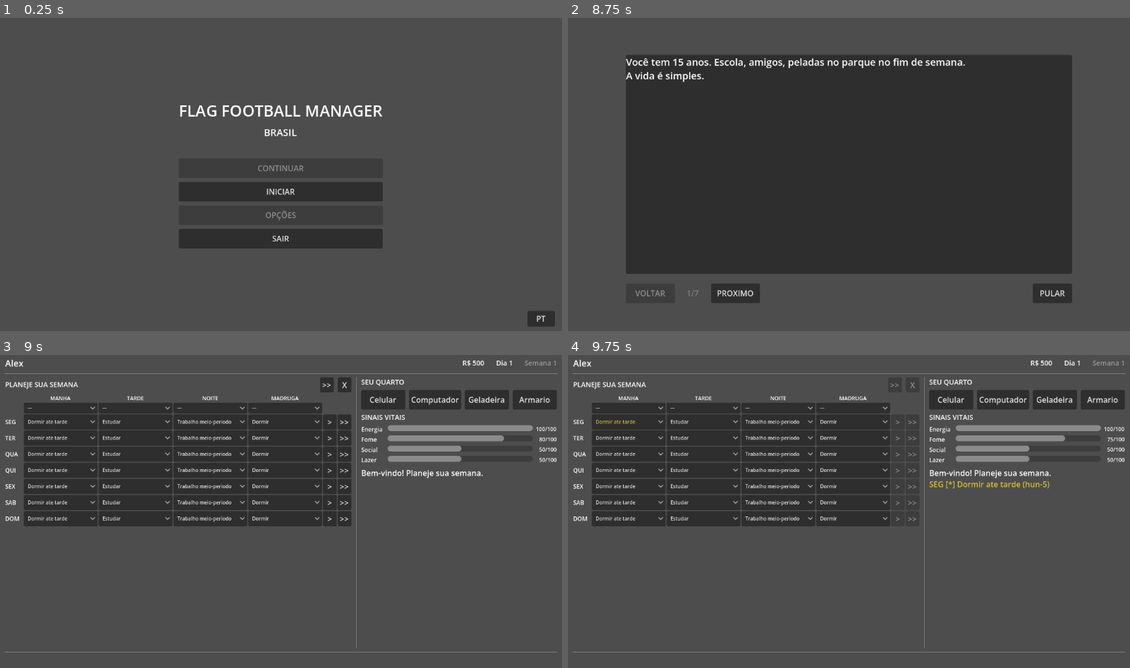
Above: before the commit, frames 1-4 (two rows, left to right).
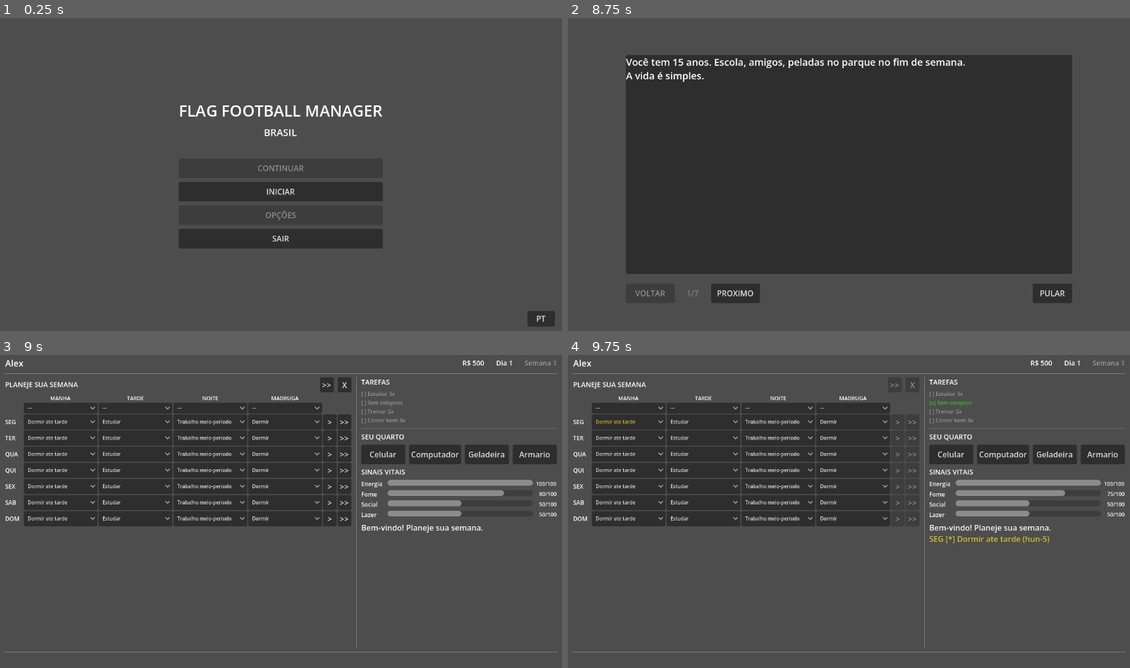
Above: after the commit, the same moments.

Repository: Slaxis/FlagFootballManager
Game: Godot game, scene res://engine/game/game.tscn
The game is run twice, just before and just after one commit, with the same random seed, the same clock (stepped at 60 frames per second) and the same inputs.
Inputs (mouse positions are in pixels of both pictures, inside the frame that each line leads up to):
- Up to frame 1 (0.25 s): no input
- Up to frame 2 (8.75 s): click "INICIAR" at 0.5 s; click (849, 168) at 1.25 s; click "OK" at 2 s; click (1056, 36) at 2.77 s; type "Alex" at 2.85 s; click "JOGADOR" at 3.5 s; click "M" at 4.25 s; click "F" at 5 s; click "·" at 5.75 s; click "INICIAR" at 6.5 s; click "PROXIMO" at 7.25 s; click "VOLTAR" at 8 s
- Up to frame 3 (9 s): click "PULAR" at 8.75 s
- Up to frame 4 (9.75 s): click ">>" at 9.5 s

Frames 1-2 are identical in both runs. In frame 3, 6.8% of the frame differs, in the area x 64-100%, y 7-57%; in frame 4, 7.0%, in the area x 64-100%, y 7-61%.

Commit message:
feat: weekly quests sidebar with live tracking and summary
- Quest Things (group: "quest") loaded per week from module JSON
- Right panel shows quest list with [x]/[ ] checkboxes, green=done
- Quests track activity_count and max_collapses types
- Live updates during slot resolution as activities are completed
- Week summary popup includes quest results (colored pass/fail)
- 4 weeks of quests: study, train, eat, socialize, film, rest targets
- Quest data reloads each week from module content

Co-Authored-By: Claude Opus 4.6 (1M context) <noreply@anthropic.com>

Diff:
--- /dev/null
+++ b/game/modules/brasil_2026/content/things/quests/week_1.json
@@ -0,0 +1,38 @@
+{
+  "id": "quests_week_1",
+  "group": "quest",
+  "week": 1,
+  "quests": [
+    {
+      "id": "homework_w1",
+      "name": {"pt": "Estudar 3x", "en": "Study 3x"},
+      "desc": {"pt": "Mantenha as notas em dia. Estude pelo menos 3 vezes esta semana.", "en": "Keep your grades up. Study at least 3 times this week."},
+      "type": "activity_count",
+      "activity_id": "study",
+      "target": 3
+    },
+    {
+      "id": "survive_w1",
+      "name": {"pt": "Sem colapsos", "en": "No collapses"},
+      "desc": {"pt": "Termine a semana sem nenhum colapso de vital.", "en": "Finish the week without any vital collapse."},
+      "type": "max_collapses",
+      "target": 0
+    },
+    {
+      "id": "train_w1",
+      "name": {"pt": "Treinar 2x", "en": "Train 2x"},
+      "desc": {"pt": "Comece a se preparar. Treine pelo menos 2 vezes.", "en": "Start getting ready. Train at least 2 times."},
+      "type": "activity_count",
+      "activity_id": "train_solo",
+      "target": 2
+    },
+    {
+      "id": "eat_w1",
+      "name": {"pt": "Comer bem 3x", "en": "Eat well 3x"},
+      "desc": {"pt": "Cuide da alimentacao. Cozinhe pelo menos 3 vezes.", "en": "Take care of your nutrition. Cook at least 3 times."},
+      "type": "activity_count",
+      "activity_id": "eat_well",
+      "target": 3
+    }
+  ]
+}
--- /dev/null
+++ b/game/modules/brasil_2026/content/things/quests/week_2.json
@@ -0,0 +1,38 @@
+{
+  "id": "quests_week_2",
+  "group": "quest",
+  "week": 2,
+  "quests": [
+    {
+      "id": "homework_w2",
+      "name": {"pt": "Estudar 3x", "en": "Study 3x"},
+      "desc": {"pt": "Continue estudando. Pelo menos 3 vezes.", "en": "Keep studying. At least 3 times."},
+      "type": "activity_count",
+      "activity_id": "study",
+      "target": 3
+    },
+    {
+      "id": "survive_w2",
+      "name": {"pt": "Max 1 colapso", "en": "Max 1 collapse"},
+      "desc": {"pt": "Gerencie melhor seus vitais. No maximo 1 colapso.", "en": "Manage your vitals better. At most 1 collapse."},
+      "type": "max_collapses",
+      "target": 1
+    },
+    {
+      "id": "train_w2",
+      "name": {"pt": "Treinar 4x", "en": "Train 4x"},
+      "desc": {"pt": "Intensifique os treinos. 4 sessoes esta semana.", "en": "Step it up. 4 training sessions this week."},
+      "type": "activity_count",
+      "activity_id": "train_solo",
+      "target": 4
+    },
+    {
+      "id": "social_w2",
+      "name": {"pt": "Sair com amigos 2x", "en": "Hang out 2x"},
+      "desc": {"pt": "Nao se isole. Saia com amigos pelo menos 2 vezes.", "en": "Don't isolate. Hang out with friends at least twice."},
+      "type": "activity_count",
+      "activity_id": "socialize",
+      "target": 2
+    }
+  ]
+}
--- /dev/null
+++ b/game/modules/brasil_2026/content/things/quests/week_3.json
@@ -0,0 +1,38 @@
+{
+  "id": "quests_week_3",
+  "group": "quest",
+  "week": 3,
+  "quests": [
+    {
+      "id": "homework_w3",
+      "name": {"pt": "Estudar 3x", "en": "Study 3x"},
+      "desc": {"pt": "As provas estao chegando. Continue estudando.", "en": "Exams are coming. Keep studying."},
+      "type": "activity_count",
+      "activity_id": "study",
+      "target": 3
+    },
+    {
+      "id": "survive_w3",
+      "name": {"pt": "Sem colapsos", "en": "No collapses"},
+      "desc": {"pt": "Equilibre tudo. Nenhum colapso.", "en": "Balance everything. No collapses."},
+      "type": "max_collapses",
+      "target": 0
+    },
+    {
+      "id": "train_w3",
+      "name": {"pt": "Treinar 5x", "en": "Train 5x"},
+      "desc": {"pt": "O tryout esta proximo. Treine forte.", "en": "Tryout is close. Train hard."},
+      "type": "activity_count",
+      "activity_id": "train_solo",
+      "target": 5
+    },
+    {
+      "id": "film_w3",
+      "name": {"pt": "Assistir film 2x", "en": "Watch film 2x"},
+      "desc": {"pt": "Estude as jogadas. Assista pelo menos 2 vezes.", "en": "Study the plays. Watch film at least twice."},
+      "type": "activity_count",
+      "activity_id": "watch_game",
+      "target": 2
+    }
+  ]
+}
--- /dev/null
+++ b/game/modules/brasil_2026/content/things/quests/week_4.json
@@ -0,0 +1,38 @@
+{
+  "id": "quests_week_4",
+  "group": "quest",
+  "week": 4,
+  "quests": [
+    {
+      "id": "homework_w4",
+      "name": {"pt": "Estudar 2x", "en": "Study 2x"},
+      "desc": {"pt": "Semana de tryout. Estude pelo menos 2 vezes.", "en": "Tryout week. Study at least twice."},
+      "type": "activity_count",
+      "activity_id": "study",
+      "target": 2
+    },
+    {
+      "id": "survive_w4",
+      "name": {"pt": "Sem colapsos", "en": "No collapses"},
+      "desc": {"pt": "Semana decisiva. Nenhum colapso.", "en": "Decisive week. No collapses."},
+      "type": "max_collapses",
+      "target": 0
+    },
+    {
+      "id": "train_w4",
+      "name": {"pt": "Treinar 6x", "en": "Train 6x"},
+      "desc": {"pt": "Ultima semana antes do tryout. De tudo de si.", "en": "Last week before tryout. Give it everything."},
+      "type": "activity_count",
+      "activity_id": "train_solo",
+      "target": 6
+    },
+    {
+      "id": "rest_w4",
+      "name": {"pt": "Descansar no sabado", "en": "Rest on Saturday"},
+      "desc": {"pt": "Descanse no sabado pra chegar bem no domingo.", "en": "Rest on Saturday to be fresh for Sunday."},
+      "type": "activity_count",
+      "activity_id": "rest",
+      "target": 1
+    }
+  ]
+}
--- a/game/modules/brasil_2026/ui/player_home/player_home.gd
+++ b/game/modules/brasil_2026/ui/player_home/player_home.gd
@@ -48,6 +48,9 @@
 const T_SYNERGIES: Dictionary = {"pt": "Sinergias", "en": "Synergies"}
 const T_MONEY_CHANGE: Dictionary = {"pt": "Saldo", "en": "Balance"}
 const T_ACTIVITIES: Dictionary = {"pt": "Atividades", "en": "Activities"}
+const T_QUESTS: Dictionary = {"pt": "TAREFAS", "en": "QUESTS"}
+const COLOR_QUEST_DONE := Color(0.2, 0.75, 0.2)
+const COLOR_QUEST_PENDING := Color(0.6, 0.6, 0.6)
 
 const VITAL_NAMES: Dictionary = {
 	"energy":  {"pt": "Energia", "en": "Energy"},
@@ -76,6 +79,10 @@
 var _day_slot_index: Dictionary = {}    # "day" -> int (next slot to resolve)
 var _updating_column: bool = false
 var _vital_bars: Dictionary = {}
+# Quests
+var _current_quests: Array[Dictionary] = []
+var _quest_labels: Array[Label] = []
+var _quest_activity_counts: Dictionary = {}  # activity_id -> int
 # Week tracking
 var _week_collapses: int = 0
 var _week_synergies: int = 0
@@ -97,6 +104,8 @@
 @onready var btn_next_week: Button = $Margin/VBox/Content/LeftPanel/ToolRow/BtnNextWeek
 @onready var btn_clear: Button = $Margin/VBox/Content/LeftPanel/ToolRow/BtnClear
 
+@onready var quest_header: Label = $Margin/VBox/Content/RightPanel/QuestHeader
+@onready var quest_list: VBoxContainer = $Margin/VBox/Content/RightPanel/QuestList
 @onready var room_header: Label = $Margin/VBox/Content/RightPanel/RoomHeader
 @onready var room_panel: VBoxContainer = $Margin/VBox/Content/RightPanel/Room
 @onready var vitals_header: Label = $Margin/VBox/Content/RightPanel/VitalsHeader
@@ -118,6 +127,7 @@
 	btn_next_week.pressed.connect(_on_next_week)
 	btn_clear.pressed.connect(_on_clear)
 	_reset_week_tracking()
+	_load_quests()
 	_log(I18n.text(T_WELCOME), COLOR_DEFAULT)
 
 # --- Text ---
@@ -128,6 +138,7 @@
 	btn_next_week.tooltip_text = I18n.text(T_TIP_WEEK)
 	btn_clear.text = "X"
 	btn_clear.tooltip_text = I18n.text(T_TIP_CLEAR)
+	quest_header.text = I18n.text(T_QUESTS)
 	room_header.text = I18n.text(T_ROOM)
 	vitals_header.text = I18n.text(T_VITALS)
 	for vid: String in _vital_labels:
@@ -587,6 +598,7 @@
 
 	_show_week_summary()
 	_reset_week_tracking()
+	_load_quests()
 
 	# Reset grid for next week
 	for day_id: String in DAYS:
@@ -626,6 +638,67 @@
 		label.add_theme_font_size_override("font_size", 12)
 		effects_bar.add_child(label)
 
+# --- Quests ---
+
+func _load_quests() -> void:
+	_current_quests.clear()
+	_quest_labels.clear()
+	_quest_activity_counts.clear()
+	for child: Node in quest_list.get_children():
+		child.queue_free()
+	var week: int = int(The.session.get("week", 1))
+	var all_quest_jsons: Array[Dictionary] = Drive.list_json_by_group("quest")
+	for raw: Dictionary in all_quest_jsons:
+		if int(raw.get("week", 0)) == week:
+			var quests: Variant = raw.get("quests", [])
+			if quests is Array:
+				for q: Variant in (quests as Array):
+					if q is Dictionary:
+						_current_quests.append(q as Dictionary)
+			break
+	for quest: Dictionary in _current_quests:
+		var label: Label = Label.new()
+		label.add_theme_font_size_override("font_size", 11)
+		label.add_theme_color_override("font_color", COLOR_QUEST_PENDING)
+		label.tooltip_text = I18n.text(quest.get("desc", ""))
+		label.text = "[ ] " + I18n.text(quest.get("name", "?"))
+		quest_list.add_child(label)
+		_quest_labels.append(label)
+
+func _update_quests() -> void:
+	for i: int in _current_quests.size():
+		if i >= _quest_labels.size():
+			break
+		var quest: Dictionary = _current_quests[i]
+		var done: bool = _is_quest_done(quest)
+		var label: Label = _quest_labels[i]
+		var mark: String = "[x] " if done else "[ ] "
+		label.text = mark + I18n.text(quest.get("name", "?"))
+		label.add_theme_color_override("font_color", COLOR_QUEST_DONE if done else COLOR_QUEST_PENDING)
+
+func _is_quest_done(quest: Dictionary) -> bool:
+	var qtype: String = String(quest.get("type", ""))
+	var target: int = int(quest.get("target", 0))
+	match qtype:
+		"activity_count":
+			var act_id: String = String(quest.get("activity_id", ""))
+			var count: int = int(_quest_activity_counts.get(act_id, 0))
+			return count >= target
+		"max_collapses":
+			return _week_collapses <= target
+	return false
+
+func _track_quest_activity(act_id: String) -> void:
+	_quest_activity_counts[act_id] = int(_quest_activity_counts.get(act_id, 0)) + 1
+	_update_quests()
+
+func _quests_completed() -> int:
+	var count: int = 0
+	for quest: Dictionary in _current_quests:
+		if _is_quest_done(quest):
+			count += 1
+	return count
+
 # --- Week tracking ---
 
 func _reset_week_tracking() -> void:
@@ -634,6 +707,7 @@
 	_week_money_start = int(The.session.get("money", 0))
 	_week_vitals_start = The.session.get("vitals", {}).duplicate()
 	_week_activities.clear()
+	_quest_activity_counts.clear()
 
 func _track_slot(act: Dictionary, collapsed: bool, synergy: bool) -> void:
 	if collapsed:
@@ -646,6 +720,7 @@
 	if not _week_activities.has(key):
 		_week_activities[key] = {"id": act_id, "count": 0, "color_rank": color_rank}
 	_week_activities[key]["count"] = int(_week_activities[key]["count"]) + 1
+	_track_quest_activity(act_id)
 
 func _show_week_summary() -> void:
 	var vitals_now: Dictionary = The.session.get("vitals", {})
@@ -669,6 +744,18 @@
 	# Money
 	var m_prefix: String = "+" if money_delta >= 0 else ""
 	lines.append(I18n.text(T_MONEY_CHANGE) + ": R$" + str(_week_money_start) + " -> R$" + str(money_now) + " (" + m_prefix + "R$" + str(money_delta) + ")")
+
+	# Quest results
+	if not _current_quests.is_empty():
+		lines.append("")
+		lines.append("[b]" + I18n.text(T_QUESTS) + "[/b]")
+		for quest: Dictionary in _current_quests:
+			var done: bool = _is_quest_done(quest)
+			var qname: String = I18n.text(quest.get("name", "?"))
+			var mark: String = "[x]" if done else "[ ]"
+			var hex: String = COLOR_QUEST_DONE.to_html(false) if done else COLOR_COLLAPSE.to_html(false)
+			lines.append("  [color=#" + hex + "]" + mark + " " + qname + "[/color]")
+		lines.append("  " + str(_quests_completed()) + "/" + str(_current_quests.size()))
 
 	# Activities sorted by color (green, yellow, red) then by count desc
 	if not _week_activities.is_empty():
--- a/game/modules/brasil_2026/ui/player_home/player_home.tscn
+++ b/game/modules/brasil_2026/ui/player_home/player_home.tscn
@@ -107,6 +107,18 @@
 custom_minimum_size = Vector2(200, 0)
 theme_override_constants/separation = 6
 
+[node name="QuestHeader" type="Label" parent="Margin/VBox/Content/RightPanel"]
+layout_mode = 2
+theme_override_font_sizes/font_size = 14
+text = "QUESTS"
+
+[node name="QuestList" type="VBoxContainer" parent="Margin/VBox/Content/RightPanel"]
+layout_mode = 2
+theme_override_constants/separation = 2
+
+[node name="QuestSep" type="HSeparator" parent="Margin/VBox/Content/RightPanel"]
+layout_mode = 2
+
 [node name="RoomHeader" type="Label" parent="Margin/VBox/Content/RightPanel"]
 layout_mode = 2
 theme_override_font_sizes/font_size = 14
Not shown, changed: TODO.md
